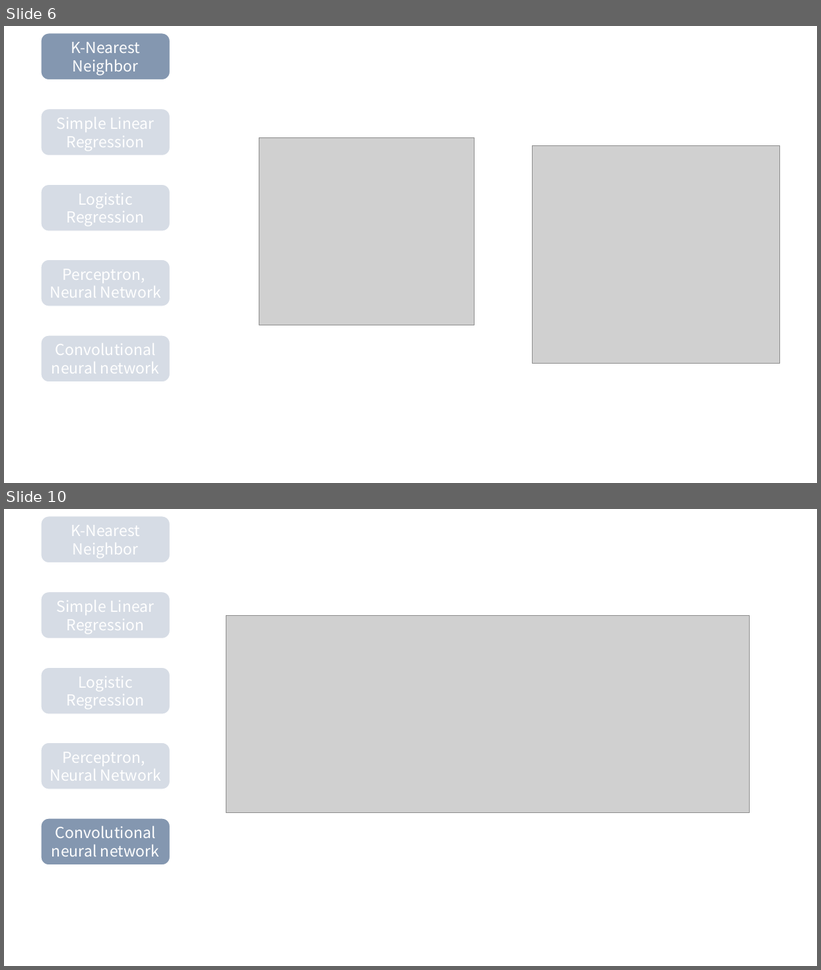
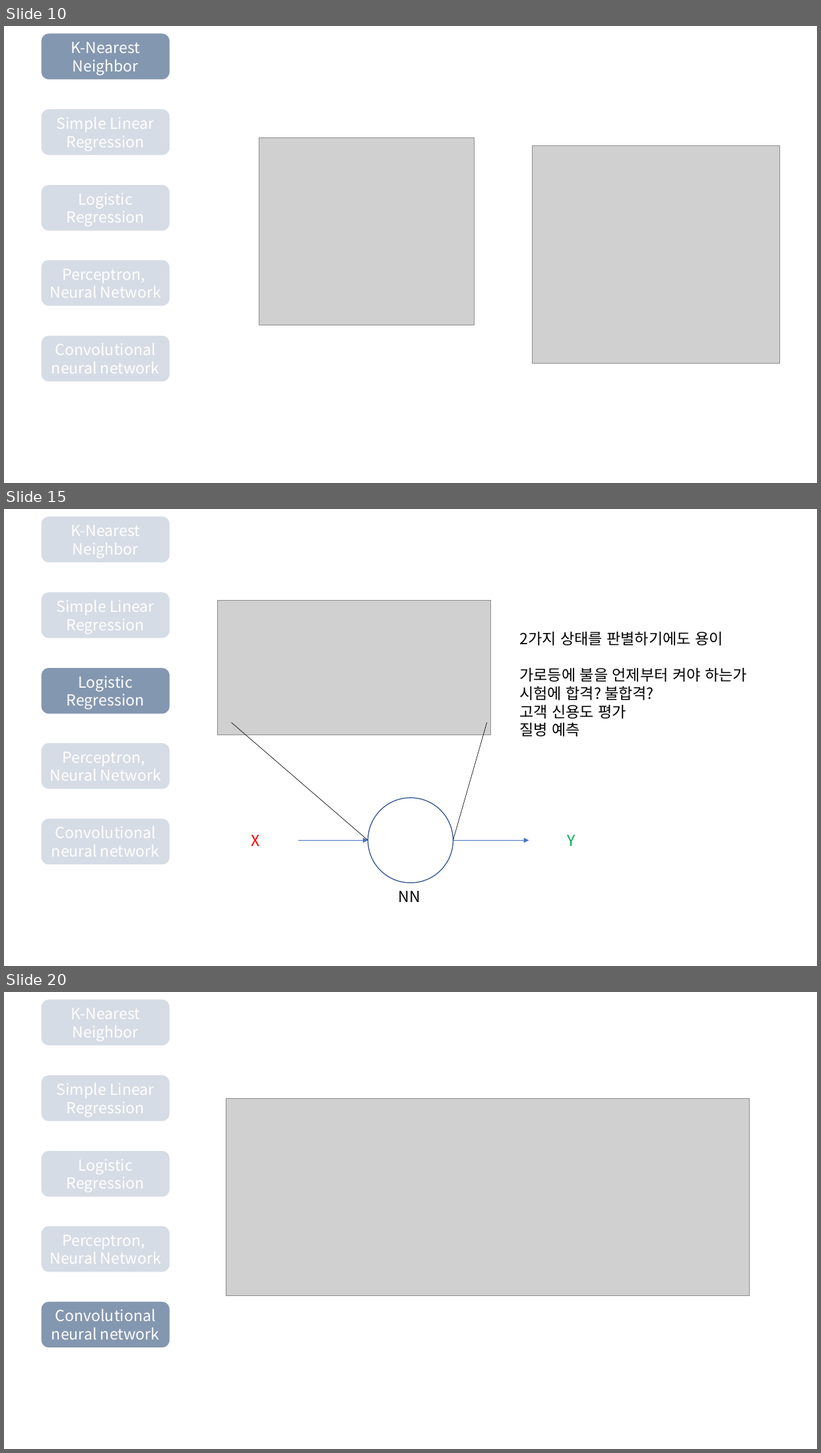
Before and after one commit to Linejin/ai_study, a slide deck: planning/AI seminar.pptx. Shown one above the other, each under a label of ours: slides 6 and 10 before the commit, slides 10, 15 and 20 after it; the slides between them are not shown. The pictures are 821x970 and 821x1453 pixels, drawn with LibreOffice and Linux fonts; fonts in the diff are those of the drawing; grey boxes stand for pictures. Boxes give left, top, right and bottom in pixels: in the first picture for what was removed or moved away, otherwise in the second. Text is boxed around its words. In the diff, an @@ line names an element or a change of style, - is before the commit and + after.

```diff
--- a/planning/AI seminar.pptx
+++ b/planning/AI seminar.pptx
@@ slide 15 added at box(4, 509, 817, 966), background #FFFFFF @@
@@ rounded rectangle added at box(41, 516, 170, 563), fill #D6DCE5, outline #FFFFFF 1 pt, 18 pt, text #FFFFFF @@
+K-Nearest Neighbor
@@ rounded rectangle added at box(41, 592, 170, 639), fill #D6DCE5, outline #FFFFFF 1 pt, 18 pt, text #FFFFFF @@
+Simple Linear Regression
@@ picture added at box(217, 601, 491, 735) @@
@@ text added at box(519, 632, 747, 737), 18 pt, text #000000 @@
+2가지 상태를 판별하기에도 용이
+가로등에 불을 언제부터 켜야 하는가
+시험에 합격? 불합격?
+고객 신용도 평가
+질병 예측
@@ rounded rectangle added at box(41, 667, 170, 714), fill #8497B0, outline #FFFFFF 1 pt, 18 pt, text #FFFFFF @@
+Logistic Regression
@@ line added from (232, 722) to (368, 841), #000000 0.5 pt @@
@@ line added from (487, 722) to (453, 841), #000000 0.5 pt @@
@@ rounded rectangle added at box(41, 743, 170, 789), fill #D6DCE5, outline #FFFFFF 1 pt, 18 pt, text #FFFFFF @@
+Perceptron,
+Neural Network
@@ ellipse added at box(213, 798, 298, 883), 18 pt, text #FF0000 @@
+X
@@ ellipse added at box(368, 798, 453, 883), outline #325491 1 pt @@
@@ ellipse added at box(529, 798, 614, 883), 18 pt, text #00B050 @@
+Y
@@ rounded rectangle added at box(41, 819, 170, 866), fill #D6DCE5, outline #FFFFFF 1 pt, 18 pt, text #FFFFFF @@
+Convolutional
+neural network
@@ arrow added from (298, 841) to (368, 841), #4472C4 0.5 pt @@
@@ arrow added from (453, 841) to (529, 841), #4472C4 0.5 pt @@
@@ text added at box(399, 891, 420, 902), 18 pt, text #000000 @@
+NN
@@ what was slide 6 is now slide 10 @@
@@ what was slide 10 is now slide 20 @@
```
Also in this commit, not shown: 5 slides changed, 9 other slides added, 1 other file.
